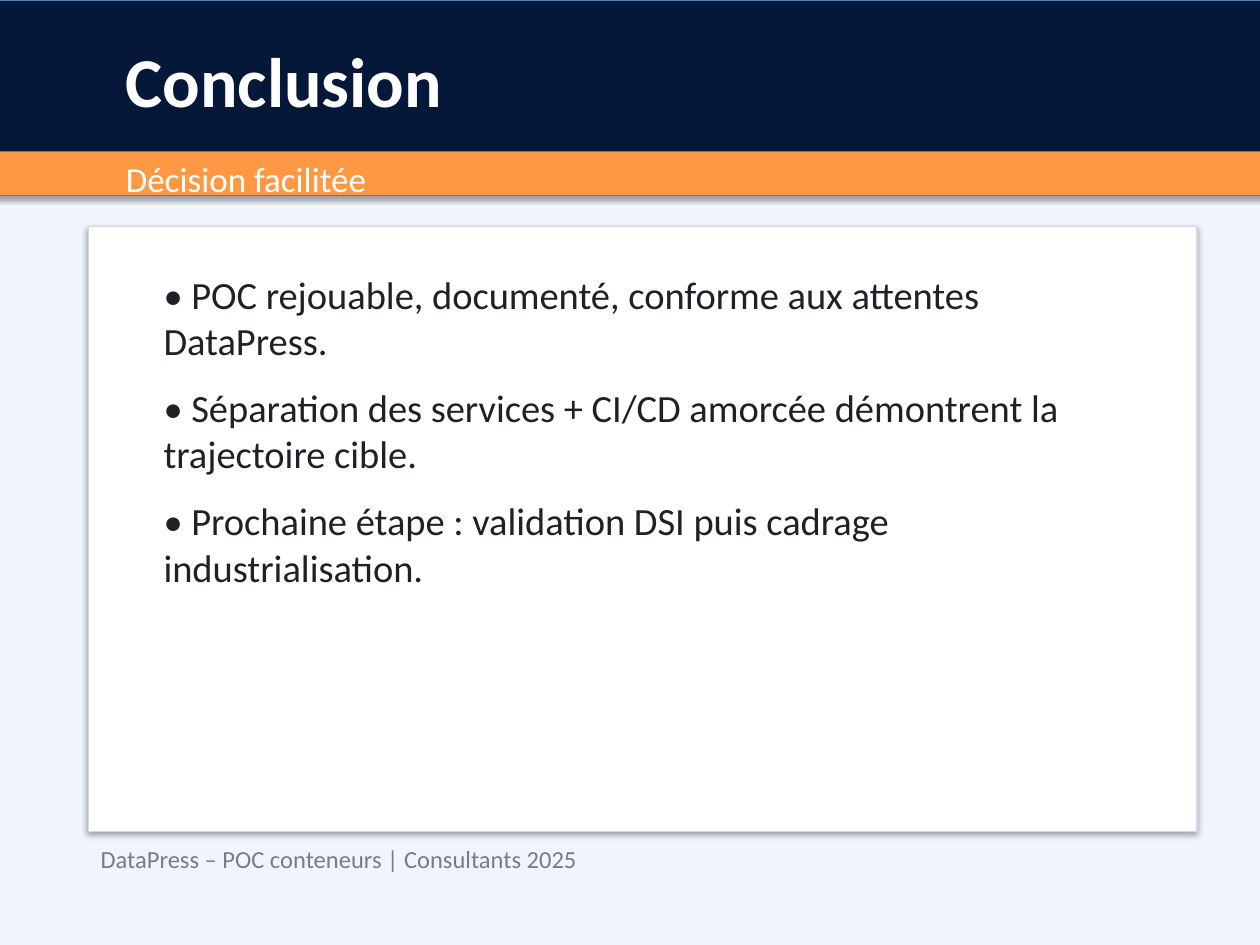
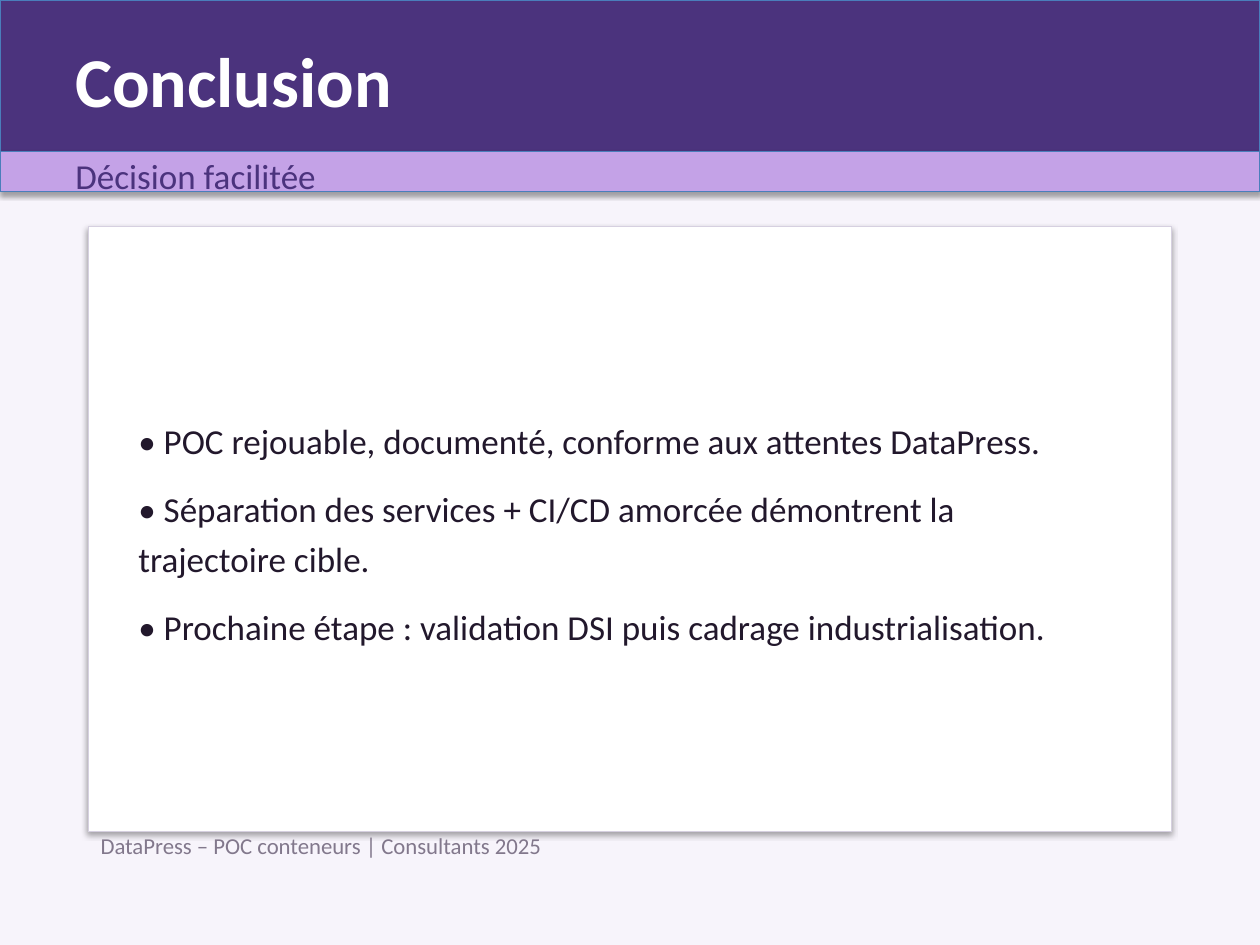
Before and after one commit to MPFabio/datapress-poc-tp-final, a slide deck: slide 9 of docs/presentation_client.pptx. Drawn at 1260x945 pixels with LibreOffice and Linux fonts; fonts in the diff are those of the drawing. Boxes give left, top, right and bottom in pixels: in the first picture for what was removed or moved away, otherwise in the second. Text is boxed around its words. In the diff, an @@ line names an element or a change of style, - is before the commit and + after.

```diff
--- a/docs/presentation_client.pptx
+++ b/docs/presentation_client.pptx
@@ background #F0F4FC to #F7F4FB @@
@@ rectangle: place and size @@
-rectangle at <box>0,0,1260,164</box>
+rectangle at <box>0,0,1260,158</box>
@@ rectangle at <box>0,0,1260,158</box>: fill #06183A to #4B337D @@
@@ text "Conclusion": place and size @@
-text "Conclusion" at <box>126,58,442,108</box>
+text "Conclusion" at <box>75,58,391,108</box>
@@ text "Décision facilitée": place and size @@
-text "Décision facilitée" at <box>126,167,366,201</box>
+text "Décision facilitée" at <box>75,165,316,199</box>
@@ text "Décision facilitée" at <box>75,165,316,199</box>: text colour #FFFFFF to #4B337D @@
@@ rectangle at <box>0,151,1260,192</box>: fill #FF9843 to #C4A2E7 @@
@@ rectangle: place and size @@
-rectangle at <box>88,227,1197,832</box>
+rectangle at <box>88,227,1172,832</box>
@@ rectangle at <box>88,227,1172,832</box>: outline #D2D9E6 0.75 pt to #D6D0E0 0.75 pt @@
@@ text "• POC rejouable, documenté, conforme ...": place and size @@
-text "• POC rejouable, documenté, conforme ..." at <box>164,282,1058,583</box>
+text "• POC rejouable, documenté, conforme ..." at <box>138,429,1045,646</box>
@@ text "• POC rejouable, documenté, conforme ..." at <box>138,429,1045,646</box>: size 22 to 20 pt, text colour #1E2228 to #22182C; line spacing 1 to 1.2; less space between paragraphs; vertical alignment top to middle @@
@@ text "DataPress – POC conteneurs | ...": place and size @@
-text "DataPress – POC conteneurs | ..." at <box>101,851,577,868</box>
+text "DataPress – POC conteneurs | ..." at <box>101,835,541,854</box>
@@ text "DataPress – POC conteneurs | ..." at <box>101,835,541,854</box>: size 14 to 13 pt, text colour #767C88 to #82788C @@
```
Also in this commit, not shown: 8 other slides changed, 4 other files.
